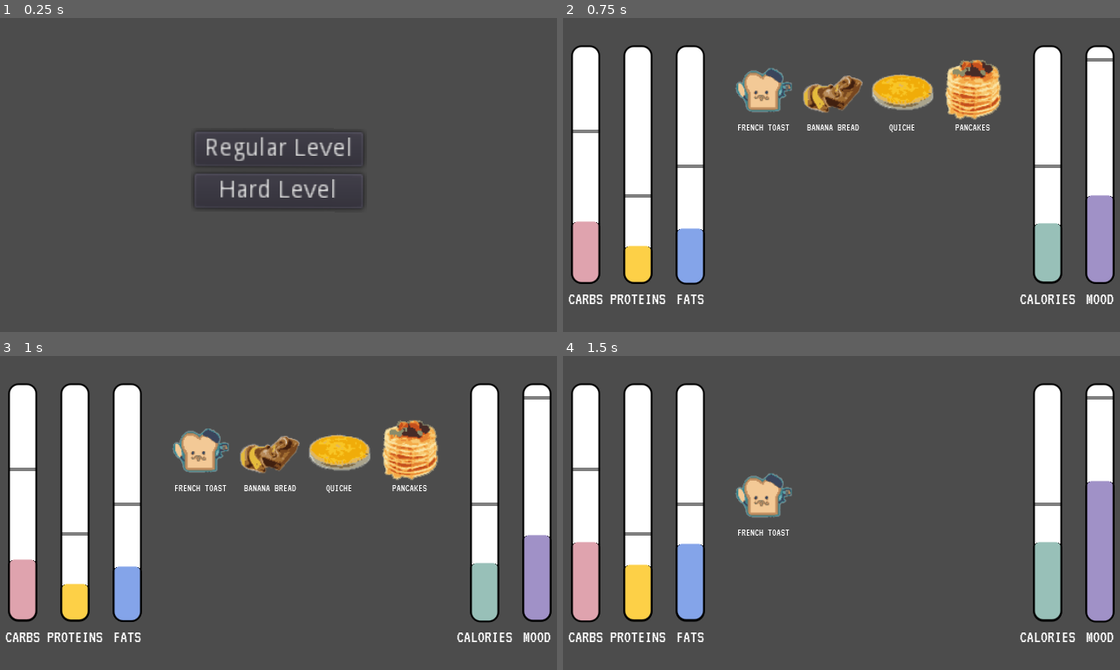
Above: before the commit, frames 1-4 (two rows, left to right).
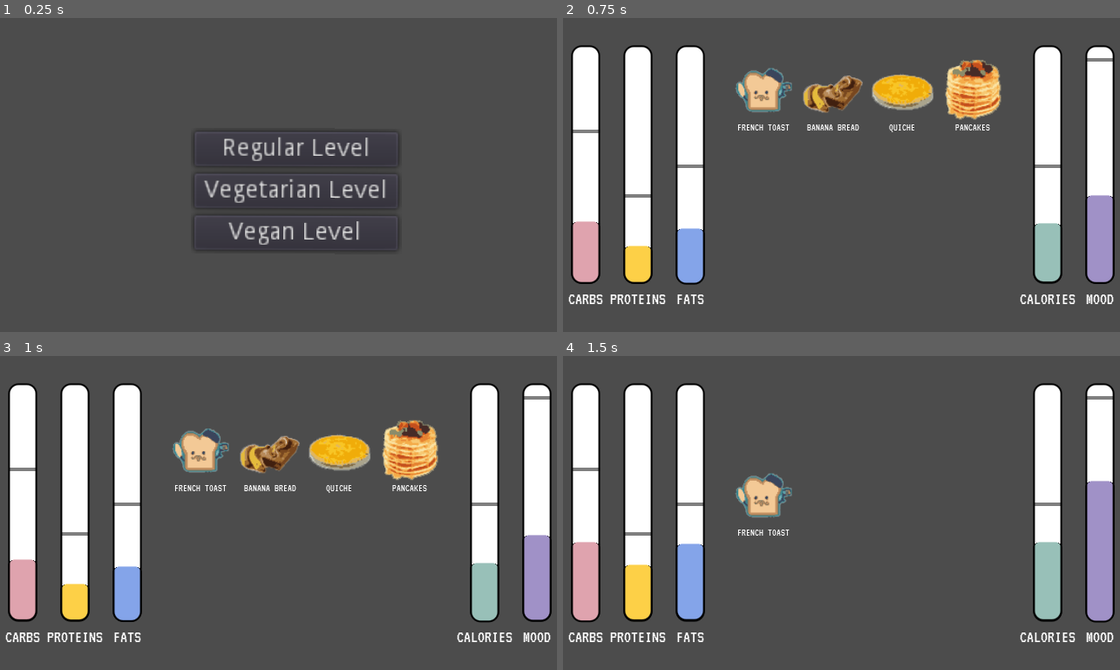
Above: after the commit, the same moments.

Repository: knightsean00/hippo
Game: Godot game, scene res://Scene/Game.tscn
The game is run twice, just before and just after one commit, with the same random seed, the same clock (stepped at 60 frames per second) and the same inputs.
Inputs (mouse positions are in pixels of both pictures, inside the frame that each line leads up to):
- Up to frame 1 (0.25 s): no input
- Up to frame 2 (0.75 s): click "Regular Level" at 0.5 s
- Up to frame 3 (1 s): no input
- Up to frame 4 (1.5 s): move the mouse to (763, 472) at 1.27 s; click (763, 472) at 1.42 s

The runs differ from the first frame. In frame 1, 2.7% of the frame differs, in the area x 34-72%, y 36-75%; in frame 2, nothing differs; in frame 3, nothing differs; in frame 4, nothing differs.

Commit message:
add restrictions for vegetarian + vegan levels

Diff:
--- a/src/Scene/MainMenu.gd
+++ b/src/Scene/MainMenu.gd
@@ -5,24 +5,120 @@
 # var a = 2
 # var b = "text"
 
-var foods
+var badFoods
+var game = load("res://Scene/Level.tscn").instance()
 
 # Called when the node enters the scene tree for the first time.
 func _on_RegularLevel_pressed():
-	print('hi')
-	var game = load("res://Scene/Level.tscn").instance()
-	foods = []
-	# is this right?
-	game.init(foods)
+	badFoods = []
+	game.init(badFoods)
 	self.hide()
 	get_tree().change_scene("res://Scene/Level.tscn")
 
-
-func _on_HardLevel_pressed():
-	# TODO ADD FOODS
-	foods = ['Cheeseburger']
-	var game = load("res://Scene/Level.tscn").instance()
-	game.init(foods)
-
+func _on_VeganLevel_pressed():
+	badFoods = ['Cheeseburger',
+			 'Brownie',
+			 'Oatmeal Raisin Cookie',
+			 'Whole Milk',
+			 'Milkshake',
+			 'Omelette',
+			 'Pancakes',
+			 'Pizza',
+			 'Fried Chicken',
+			 'Chicken Curry',
+			 'Shawarma',
+			 'Vanilla Ice Cream',
+			 'Grilled Cheese Sandwich',
+			 'Starbucks Mocha Frappe',
+			 'Waffles',
+			 'Sushi Rolls',
+			 'Chocolate Cupcake',
+			 'Chocolate Chip Muffin',
+			 'Garlic Bread',
+			 'Pink Sprinkled Donut',
+			 'Chicken Strips',
+			 'Chicken Shish Kebab',
+			 'Coffee Latte',
+			 'Cheesecake',
+			 'Mac and Cheese',
+			 'Ribeye Steak',
+			 'French Toast',
+			 'Chili',
+			 'Burrito',
+			 'Pho',
+			 'Pecan Pie',
+			 'Corn Flakes with Milk',
+			 'Biscuit with Gravy',
+			 'Bagel with Cream Cheese',
+			 'Gyro',
+			 'Chicken Caesar Wrap',
+			 'Fish Tacos',
+			 'Beef Fried Rice',
+			 'Beef Jerky',
+			 'Banana Bread',
+			 'Enchiladas',
+			 'Huevos Rancheros',
+			 'Hot Cheetos',
+			 'Apple Crisp',
+			 'Tiramisu',
+			 'Cinnamon roll',
+			 'Grits',
+			 'Scrambled Eggs',
+			 'Pop Tarts',
+			 'Quiche',
+			 'McMuffin',
+			 'Oreos',
+			 'Nachos & Cheese',
+			 'Spaghetti & Meatballs',
+			 'Lasagna',
+			 'Salmon',
+			 'Grilled Shrimp',
+			 'Chicken Noodle Soup',
+			 'Meatloaf',
+			 'Pad Thai',
+			 'Pork Fried Rice',
+			 'Turkey Sandwich',
+			 'Hot Dog',
+			 'Sloppy Joe Sandwich',
+			 'Ham Sandwich',
+			 'Poke Bowl',
+			 'Quesadilla']
+	game.init(badFoods)
 	self.hide()
 	get_tree().change_scene("res://Scene/Level.tscn")
+	pass # Replace with function body.
+
+
+func _on_VegetarianLevel_pressed():
+	badFoods = ['Cheeseburger',
+		 'Fried Chicken',
+		 'Chicken Curry',
+		 'Shawarma',
+		 'Sushi Rolls',
+		 'Chicken Strips',
+		 'Chicken Shish Kebab',
+		 'Ribeye Steak',
+		 'Chili',
+		 'Burrito',
+		 'Pho',
+		 'Gyro',
+		 'Chicken Caesar Wrap',
+		 'Fish Tacos',
+		 'Beef Fried Rice',
+		 'Beef Jerky',
+		 'Spaghetti & Meatballs',
+		 'Lasagna',
+		 'Salmon',
+		 'Grilled Shrimp',
+		 'Chicken Noodle Soup',
+		 'Meatloaf',
+		 'Pad Thai',
+		 'Pork Fried Rice',
+		 'Turkey Sandwich',
+		 'Hot Dog',
+		 'Sloppy Joe Sandwich',
+		 'Ham Sandwich',
+		 'Poke Bowl']
+	game.init(badFoods)
+	self.hide()
+	get_tree().change_scene("res://Scene/Level.tscn")
--- a/src/Scene/MainMenu.tscn
+++ b/src/Scene/MainMenu.tscn
@@ -19,15 +19,24 @@
 rect_rotation = 0.178507
 
 [node name="RegularLevel" type="Button" parent="VBoxContainer"]
-margin_right = 97.0
+margin_right = 117.0
 margin_bottom = 20.0
 text = "Regular Level"
 
-[node name="HardLevel" type="Button" parent="VBoxContainer"]
+[node name="VegetarianLevel" type="Button" parent="VBoxContainer"]
 margin_top = 24.0
-margin_right = 97.0
+margin_right = 117.0
 margin_bottom = 44.0
-text = "Hard Level"
+text = "Vegetarian Level"
+
+[node name="VeganLevel" type="Button" parent="VBoxContainer"]
+margin_top = 48.0
+margin_right = 117.0
+margin_bottom = 68.0
+text = "Vegan Level"
 
 [connection signal="pressed" from="VBoxContainer/RegularLevel" to="." method="_on_RegularLevel_pressed"]
-[connection signal="pressed" from="VBoxContainer/HardLevel" to="." method="_on_HardLevel_pressed"]
+[connection signal="pressed" from="VBoxContainer/VegetarianLevel" to="." method="_on_HardLevel_pressed"]
+[connection signal="pressed" from="VBoxContainer/VegetarianLevel" to="." method="_on_VegetarianLevel_pressed"]
+[connection signal="pressed" from="VBoxContainer/VeganLevel" to="." method="_on_HardLevel_pressed"]
+[connection signal="pressed" from="VBoxContainer/VeganLevel" to="." method="_on_VeganLevel_pressed"]
